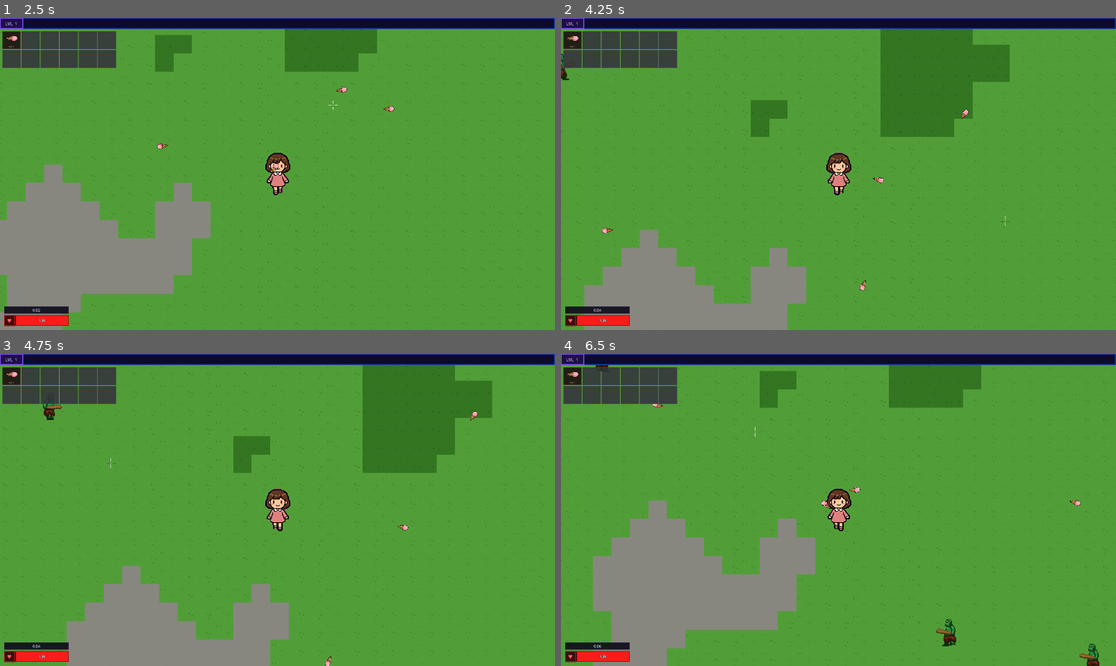
Above: before the commit, frames 1-4 (two rows, left to right).
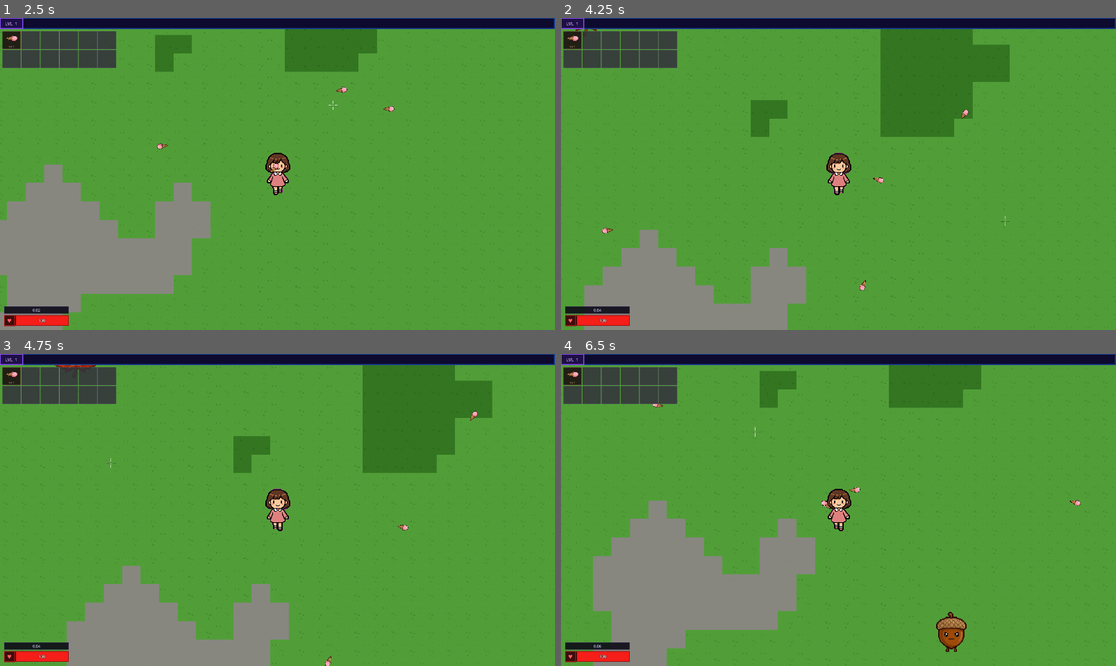
Above: after the commit, the same moments.

Repository: oguzhanaydiin/queendom-survivors
Game: Godot game, scene res://scenes/world/world.tscn
Two runs of this game, one before a commit and one after it. Both use one fixed random seed, a clock stepped at 60 frames per second and the inputs below.
Inputs (mouse positions are in pixels of both pictures, inside the frame that each line leads up to):
- Up to frame 1 (2.5 s): move the mouse to (399, 158) at 0.52 s; hold D (move_right) 0.53-1.28 s; move the mouse to (166, 189) at 1.27 s; hold S (move_down) 1.28-2.03 s; move the mouse to (333, 105) at 2.02 s; hold D (move_right) from 2.03 s (still down)
- Up to frame 2 (4.25 s): move the mouse to (810, 236) at 2.77 s; release D (move_right) at 2.78 s; hold W (move_up) 2.78-3.53 s; move the mouse to (1005, 220) at 3.52 s; hold A (move_left) from 3.53 s (still down)
- Up to frame 3 (4.75 s): keep holding A (move_left); move the mouse to (111, 463) at 4.27 s
- Up to frame 4 (6.5 s): move the mouse to (866, 510) at 5.02 s; release A (move_left) at 5.03 s; hold S (move_down) 5.03-5.78 s; move the mouse to (755, 432) at 5.77 s; hold D (move_right) from 5.78 s (still down)

Frame 1 is identical in both runs. In frame 2, less than 0.1% of the frame differs, in the area x 0-7%, y 3-21%; in frame 3, 0.2%; in frame 4, 0.6%, in the area x 6-97%, y 3-100%.

Commit message:
adding maple and acorn as enemy

Diff:
--- /dev/null
+++ b/scenes/enemies/acorn.tscn
@@ -0,0 +1,40 @@
+[gd_scene format=3 uid="uid://c4dy8hbcm6iqq"]
+
+[ext_resource type="Script" uid="uid://bfv7scyt2mkto" path="res://scenes/enemies/enemy.gd" id="1"]
+[ext_resource type="Texture2D" uid="uid://catvfahqasw2" path="res://assets/sprites/enemies/acorn.png" id="2"]
+
+[sub_resource type="AtlasTexture" id="AtlasTexture_psp85"]
+atlas = ExtResource("2")
+region = Rect2(0, 0, 480, 612)
+
+[sub_resource type="SpriteFrames" id="SF_1"]
+animations = [{
+"frames": [{
+"duration": 1.0,
+"texture": SubResource("AtlasTexture_psp85")
+}],
+"loop": true,
+"name": &"idle",
+"speed": 5.0
+}]
+
+[sub_resource type="CircleShape2D" id="CircleShape2D_hit"]
+radius = 36.0
+
+[node name="Acorn" type="CharacterBody2D" unique_id=1303884249]
+scale = Vector2(2, 2)
+collision_layer = 2
+collision_mask = 0
+script = ExtResource("1")
+
+[node name="AnimatedSprite2D" type="AnimatedSprite2D" parent="." unique_id=2105533796]
+texture_filter = 1
+position = Vector2(0.99999994, 14.499999)
+scale = Vector2(0.12, 0.12)
+sprite_frames = SubResource("SF_1")
+animation = &"idle"
+offset = Vector2(0, -8)
+
+[node name="CollisionShape2D" type="CollisionShape2D" parent="." unique_id=1186746344]
+position = Vector2(0, 12)
+shape = SubResource("CircleShape2D_hit")
--- a/scenes/enemies/orc/orc.gd
+++ b/scenes/enemies/enemy.gd
@@ -13,8 +13,7 @@
 
 func _ready():
 	add_to_group("enemies")
-	animated_sprite.play("walk")
-	# Collide with player (layer 1) only — orcs are ghosts to each other
+	# Collide with player (layer 1) only — enemies ignore each other
 	collision_mask = 1
 
 func _physics_process(delta):
@@ -34,7 +33,6 @@
 			animated_sprite.flip_h = false
 		move_and_slide()
 
-		# Distance-based damage: no physics layer needed for detection
 		var dist = global_position.distance_to(player.global_position)
 		if dist < melee_range and dmg_timer <= 0:
 			dmg_timer = damage_interval
@@ -48,11 +46,6 @@
 	collision_layer = 0
 	collision_mask = 0
 
-	animated_sprite.sprite_frames.set_animation_loop("death", false)
-	animated_sprite.play("death")
-	await animated_sprite.animation_finished
-
-	# Gem drops right as the orc disappears
 	_spawn_xp_gem()
 	queue_free()
 
@@ -61,6 +54,5 @@
 	var gem = Node2D.new()
 	gem.set_script(gem_script)
 	gem.xp_amount = xp_value
-	# Offset to visual center of the sprite
 	gem.position = global_position + Vector2(0, 28)
 	get_tree().current_scene.add_child(gem)
--- /dev/null
+++ b/scenes/enemies/maple.tscn
@@ -0,0 +1,40 @@
+[gd_scene format=3 uid="uid://c4dy8s8dgwiqq"]
+
+[ext_resource type="Script" uid="uid://bfv7scyt2mkto" path="res://scenes/enemies/enemy.gd" id="1"]
+[ext_resource type="Texture2D" uid="uid://bm6bw3drbtv7p" path="res://assets/sprites/enemies/maple.png" id="2"]
+
+[sub_resource type="AtlasTexture" id="AtlasTexture_dfe6n"]
+atlas = ExtResource("2")
+region = Rect2(0, 0, 648, 678)
+
+[sub_resource type="SpriteFrames" id="SF_1"]
+animations = [{
+"frames": [{
+"duration": 1.0,
+"texture": SubResource("AtlasTexture_dfe6n")
+}],
+"loop": true,
+"name": &"idle",
+"speed": 5.0
+}]
+
+[sub_resource type="CircleShape2D" id="CircleShape2D_hit"]
+radius = 38.0
+
+[node name="Maple" type="CharacterBody2D" unique_id=1936634032]
+scale = Vector2(2, 2)
+collision_layer = 2
+collision_mask = 0
+script = ExtResource("1")
+
+[node name="AnimatedSprite2D" type="AnimatedSprite2D" parent="." unique_id=1012981733]
+texture_filter = 1
+position = Vector2(0, 31.999998)
+scale = Vector2(0.12, 0.12)
+sprite_frames = SubResource("SF_1")
+animation = &"idle"
+offset = Vector2(0, -20)
+
+[node name="CollisionShape2D" type="CollisionShape2D" parent="." unique_id=90685259]
+position = Vector2(0, 28)
+shape = SubResource("CircleShape2D_hit")
--- a/scenes/enemies/orc/orc.tscn
+++ /dev/null
@@ -1,181 +0,0 @@
-[gd_scene format=3 uid="uid://cqymvyl8wt6vy"]
-
-[ext_resource type="Script" uid="uid://dcyaiq2eyx3fb" path="res://scenes/enemies/orc/orc.gd" id="1"]
-[ext_resource type="Texture2D" uid="uid://bebinsiyymrl7" path="res://assets/sprites/Orc_death.png" id="2_iifgy"]
-[ext_resource type="Texture2D" uid="uid://c7g3uaidhp4xu" path="res://assets/sprites/Orc_idle.png" id="2_qi2p4"]
-[ext_resource type="Texture2D" uid="uid://dunfaxhf0i3g4" path="res://assets/sprites/Orc_walk.png" id="3_iifgy"]
-
-[sub_resource type="AtlasTexture" id="AtlasTexture_otto8"]
-atlas = ExtResource("2_iifgy")
-region = Rect2(0, 0, 80, 64)
-
-[sub_resource type="AtlasTexture" id="AtlasTexture_8q82m"]
-atlas = ExtResource("2_iifgy")
-region = Rect2(80, 0, 80, 64)
-
-[sub_resource type="AtlasTexture" id="AtlasTexture_epc7x"]
-atlas = ExtResource("2_iifgy")
-region = Rect2(160, 0, 80, 64)
-
-[sub_resource type="AtlasTexture" id="AtlasTexture_o7rgc"]
-atlas = ExtResource("2_iifgy")
-region = Rect2(240, 0, 80, 64)
-
-[sub_resource type="AtlasTexture" id="AtlasTexture_kdav3"]
-atlas = ExtResource("2_iifgy")
-region = Rect2(320, 0, 80, 64)
-
-[sub_resource type="AtlasTexture" id="AtlasTexture_jpbtr"]
-atlas = ExtResource("2_iifgy")
-region = Rect2(400, 0, 80, 64)
-
-[sub_resource type="AtlasTexture" id="AtlasTexture_epg4t"]
-atlas = ExtResource("2_qi2p4")
-region = Rect2(0, 0, 80, 64)
-
-[sub_resource type="AtlasTexture" id="AtlasTexture_3yqyl"]
-atlas = ExtResource("2_qi2p4")
-region = Rect2(80, 0, 80, 64)
-
-[sub_resource type="AtlasTexture" id="AtlasTexture_wujgv"]
-atlas = ExtResource("2_qi2p4")
-region = Rect2(160, 0, 80, 64)
-
-[sub_resource type="AtlasTexture" id="AtlasTexture_hb8ge"]
-atlas = ExtResource("2_qi2p4")
-region = Rect2(240, 0, 80, 64)
-
-[sub_resource type="AtlasTexture" id="AtlasTexture_e1ltt"]
-atlas = ExtResource("3_iifgy")
-region = Rect2(0, 0, 80, 64)
-
-[sub_resource type="AtlasTexture" id="AtlasTexture_dxifv"]
-atlas = ExtResource("3_iifgy")
-region = Rect2(80, 0, 80, 64)
-
-[sub_resource type="AtlasTexture" id="AtlasTexture_pwjut"]
-atlas = ExtResource("3_iifgy")
-region = Rect2(160, 0, 80, 64)
-
-[sub_resource type="AtlasTexture" id="AtlasTexture_n0g06"]
-atlas = ExtResource("3_iifgy")
-region = Rect2(240, 0, 80, 64)
-
-[sub_resource type="AtlasTexture" id="AtlasTexture_ar8e5"]
-atlas = ExtResource("3_iifgy")
-region = Rect2(320, 0, 80, 64)
-
-[sub_resource type="AtlasTexture" id="AtlasTexture_doop2"]
-atlas = ExtResource("3_iifgy")
-region = Rect2(400, 0, 80, 64)
-
-[sub_resource type="AtlasTexture" id="AtlasTexture_5hcft"]
-atlas = ExtResource("3_iifgy")
-region = Rect2(480, 0, 80, 64)
-
-[sub_resource type="AtlasTexture" id="AtlasTexture_nnovl"]
-atlas = ExtResource("3_iifgy")
-region = Rect2(560, 0, 80, 64)
-
-[sub_resource type="AtlasTexture" id="AtlasTexture_jmwgi"]
-atlas = ExtResource("3_iifgy")
-region = Rect2(640, 0, 80, 64)
-
-[sub_resource type="AtlasTexture" id="AtlasTexture_g2u8i"]
-atlas = ExtResource("3_iifgy")
-region = Rect2(720, 0, 80, 64)
-
-[sub_resource type="SpriteFrames" id="SF_1"]
-animations = [{
-"frames": [{
-"duration": 1.0,
-"texture": SubResource("AtlasTexture_otto8")
-}, {
-"duration": 1.0,
-"texture": SubResource("AtlasTexture_8q82m")
-}, {
-"duration": 1.0,
-"texture": SubResource("AtlasTexture_epc7x")
-}, {
-"duration": 1.0,
-"texture": SubResource("AtlasTexture_o7rgc")
-}, {
-"duration": 1.0,
-"texture": SubResource("AtlasTexture_kdav3")
-}, {
-"duration": 1.0,
-"texture": SubResource("AtlasTexture_jpbtr")
-}],
-"loop": true,
-"name": &"death",
-"speed": 5.0
-}, {
-"frames": [{
-"duration": 1.0,
-"texture": SubResource("AtlasTexture_epg4t")
-}, {
-"duration": 1.0,
-"texture": SubResource("AtlasTexture_3yqyl")
-}, {
-"duration": 1.0,
-"texture": SubResource("AtlasTexture_wujgv")
-}, {
-"duration": 1.0,
-"texture": SubResource("AtlasTexture_hb8ge")
-}],
-"loop": false,
-"name": &"idle",
-"speed": 8.0
-}, {
-"frames": [{
-"duration": 1.0,
-"texture": SubResource("AtlasTexture_e1ltt")
-}, {
-"duration": 1.0,
-"texture": SubResource("AtlasTexture_dxifv")
-}, {
-"duration": 1.0,
-"texture": SubResource("AtlasTexture_pwjut")
-}, {
-"duration": 1.0,
-"texture": SubResource("AtlasTexture_n0g06")
-}, {
-"duration": 1.0,
-"texture": SubResource("AtlasTexture_ar8e5")
-}, {
-"duration": 1.0,
-"texture": SubResource("AtlasTexture_doop2")
-}, {
-"duration": 1.0,
-"texture": SubResource("AtlasTexture_5hcft")
-}, {
-"duration": 1.0,
-"texture": SubResource("AtlasTexture_nnovl")
-}, {
-"duration": 1.0,
-"texture": SubResource("AtlasTexture_jmwgi")
-}, {
-"duration": 1.0,
-"texture": SubResource("AtlasTexture_g2u8i")
-}],
-"loop": true,
-"name": &"walk",
-"speed": 5.0
-}]
-
-[node name="Orc" type="CharacterBody2D" unique_id=1920934450]
-scale = Vector2(2, 2)
-collision_layer = 2
-collision_mask = 0
-script = ExtResource("1")
-
-[node name="AnimatedSprite2D" type="AnimatedSprite2D" parent="." unique_id=2064340787]
-texture_filter = 1
-scale = Vector2(1.15, 1.15)
-sprite_frames = SubResource("SF_1")
-animation = &"idle"
-autoplay = "walk"
-
-[node name="CollisionPolygon2D" type="CollisionPolygon2D" parent="." unique_id=2083941490]
-visible = false
-polygon = PackedVector2Array(13, 11, 12, 18, 8, 23, 10, 30, 12, 34, 13, 36, 2, 37, -5, 33, -6, 37, -15, 37, -12, 22, -20, 31, -24, 37, -31, 36, -32, 32, -19, 19, -18, 15, -13, 3, -8, 0, -6, -7, -1, -11, 5, -7, 9, 2)
--- a/scenes/world/world.gd
+++ b/scenes/world/world.gd
@@ -3,8 +3,12 @@
 # Assign in the editor (or from a character-select / stage-select screen).
 @export var character_scene: PackedScene
 @export var map_scene: PackedScene
-@export var enemy_scene: PackedScene
 @export var spawn_interval: float = 2.0
+
+const ENEMY_SCENES: Array[PackedScene] = [
+	preload("res://scenes/enemies/acorn.tscn"),
+	preload("res://scenes/enemies/maple.tscn"),
+]
 
 const AIM_OFFSET_MAX := 15.0   # px the camera shifts toward the mouse
 const AIM_LERP_SPEED := 5.0
@@ -125,7 +129,7 @@
 
 
 func _spawn_enemy() -> void:
-	if not enemy_scene or not _camera:
+	if ENEMY_SCENES.is_empty() or not _camera:
 		return
 
 	var vp_size   := get_viewport().get_visible_rect().size
@@ -142,6 +146,6 @@
 		2: spawn_pos = Vector2(cam_center.x - half_w - margin, cam_center.y + randf_range(-half_h, half_h))
 		3: spawn_pos = Vector2(cam_center.x + half_w + margin, cam_center.y + randf_range(-half_h, half_h))
 
-	var enemy := enemy_scene.instantiate()
+	var enemy := ENEMY_SCENES[randi() % ENEMY_SCENES.size()].instantiate()
 	enemy.global_position = spawn_pos
 	add_child(enemy)
--- a/scenes/world/world.tscn
+++ b/scenes/world/world.tscn
@@ -1,7 +1,6 @@
 [gd_scene format=3 uid="uid://c5eody6xp8laa"]
 
 [ext_resource type="Script" uid="uid://bdgv5c273j8lt" path="res://scenes/world/world.gd" id="1"]
-[ext_resource type="PackedScene" uid="uid://cqymvyl8wt6vy" path="res://scenes/enemies/orc/orc.tscn" id="2"]
 [ext_resource type="PackedScene" uid="uid://pawn001player" path="res://scenes/characters/player/player.tscn" id="3"]
 [ext_resource type="PackedScene" uid="uid://enchforest001" path="res://scenes/maps/enchanted_forest/enchanted_forest.tscn" id="4"]
 
@@ -9,6 +8,5 @@
 script = ExtResource("1")
 character_scene = ExtResource("3")
 map_scene = ExtResource("4")
-enemy_scene = ExtResource("2")
 
 [node name="Camera2D" type="Camera2D" parent="."]
Binary file removed: assets/sprites/Orc_death.png
Binary file removed: assets/sprites/Orc_idle.png
Binary file removed: assets/sprites/Orc_walk.png
Not shown, removed: assets/sprites/Orc_walk.png.import
Not shown, changed: assets/sprites/enemies/acorn.png.import
Not shown, changed: assets/sprites/enemies/maple.png.import
Not shown, added: scenes/enemies/enemy.gd.uid
Not shown, removed: scenes/enemies/orc/orc.gd.uid
